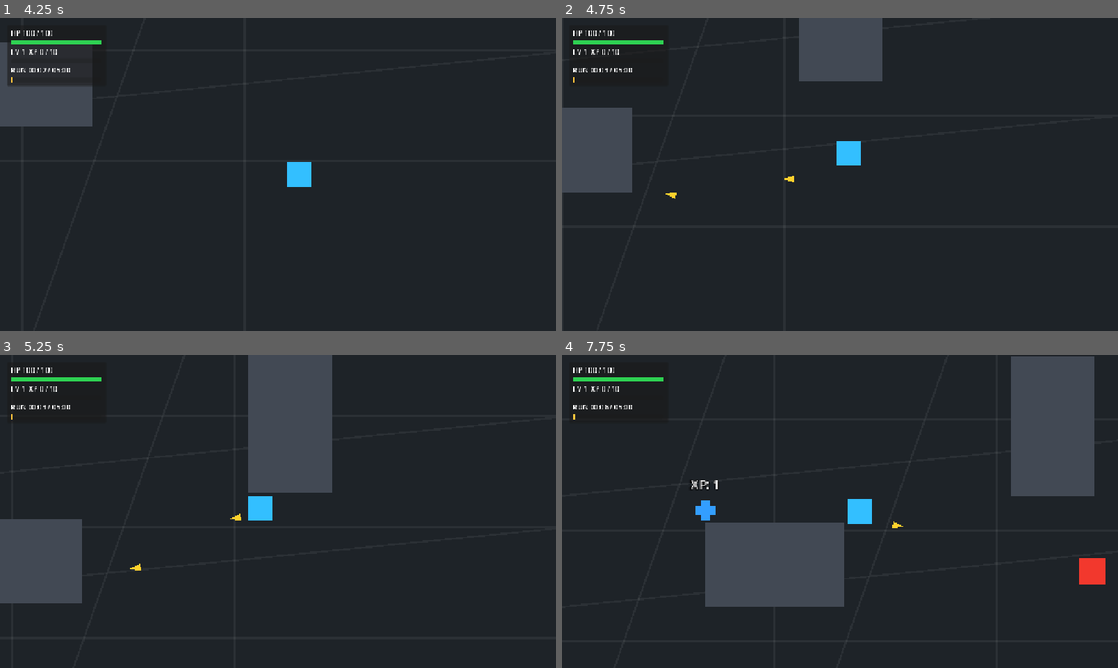
Above: before the commit, frames 1-4 (two rows, left to right).
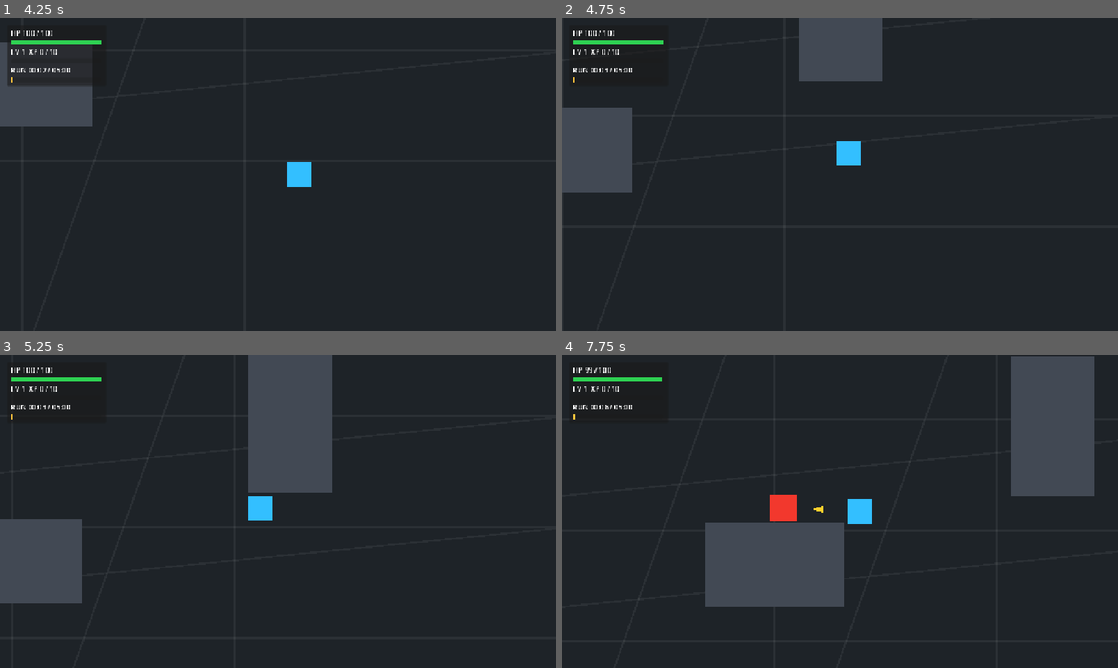
Above: after the commit, the same moments.

Repository: datokey/rouge-like-godot
Game: Godot game, scene res://scenes/Main.tscn
Two runs of this game, one before a commit and one after it. Both use one fixed random seed, a clock stepped at 60 frames per second and the inputs below.
Inputs:
- Up to frame 1 (4.25 s): click "Start Run" at 0.5 s; click "Basic Gun [Projectile] Senjat…" at 1.25 s; tap Enter at 2 s; hold Right (move_right) 2.03-2.78 s; hold Down (move_down) 2.78-3.53 s; hold Right (move_right) from 3.53 s (still down)
- Up to frame 2 (4.75 s): release Right (move_right) at 4.28 s; hold Up (move_up) from 4.28 s (still down)
- Up to frame 3 (5.25 s): release Up (move_up) at 5.03 s; hold Left (move_left) from 5.03 s (still down)
- Up to frame 4 (7.75 s): release Left (move_left) at 6.53 s; hold Down (move_down) 6.53-7.28 s; hold Right (move_right) from 7.28 s (still down)

Frame 1 is identical in both runs. In frame 2, less than 0.1% of the frame differs, in the area x 18-42%, y 50-58%; in frame 3, less than 0.1%; in frame 4, 1.2%, in the area x 4-98%, y 4-74%.

Commit message:
feat: implement basic gun weapon resources and enemy controller logic

Diff:
--- a/resources/weapons/BasicGun.tres
+++ b/resources/weapons/BasicGun.tres
@@ -54,6 +54,4 @@
 compatibility_tags = Array[StringName]([&"PROJECTILE", &"USES_ATTACK_SPEED", &"CAN_CRIT", &"CAN_LIFESTEAL"])
 upgrade_options = Array[Resource]([SubResource("Upgrade_damage"), SubResource("Upgrade_attack_speed"), SubResource("Upgrade_projectile_count"), SubResource("Upgrade_projectile_speed"), SubResource("Upgrade_projectile_size")])
 supported_modifier_keys = Array[StringName]([&"weapon.damage", &"weapon.cooldown", &"weapon.range", &"weapon.projectile_count", &"weapon.projectile_speed"])
-base_cooldown = 0.25
-base_range = 520.0
-cooldown_reduction_per_level = 0.02
+cooldown_reduction_per_level = 0.002
--- a/scenes/weapons/BasicGun.tscn
+++ b/scenes/weapons/BasicGun.tscn
@@ -1,8 +1,8 @@
-[gd_scene load_steps=3 format=3]
+[gd_scene format=3 uid="uid://kxrqhj7iq4o3"]
 
-[ext_resource type="Script" path="res://scripts/gameplay/BasicGun.gd" id="1_basic_gun"]
+[ext_resource type="Script" uid="uid://yxbwihv3uljx" path="res://scripts/gameplay/BasicGun.gd" id="1_basic_gun"]
 [ext_resource type="PackedScene" path="res://scenes/entities/Projectile.tscn" id="2_projectile"]
 
-[node name="BasicGun" type="Node2D"]
+[node name="BasicGun" type="Node2D" unique_id=1479537491]
 script = ExtResource("1_basic_gun")
 projectile_scene = ExtResource("2_projectile")
--- a/scripts/gameplay/EnemyController.gd
+++ b/scripts/gameplay/EnemyController.gd
@@ -37,6 +37,9 @@
 
 
 func _ready() -> void:
+	# Top-down movement tidak memiliki floor/platform. Mode floating mencegah velocity
+	# CharacterBody2D lain (termasuk player) diwariskan saat terjadi kontak.
+	motion_mode = CharacterBody2D.MOTION_MODE_FLOATING
 	current_hp = get_max_hp()
 	target = get_tree().get_first_node_in_group("player") as Node2D
 	base_visual_color = visual.color
Not shown: 1 places in resources/weapons/BasicGun.tres that only renumber resources
